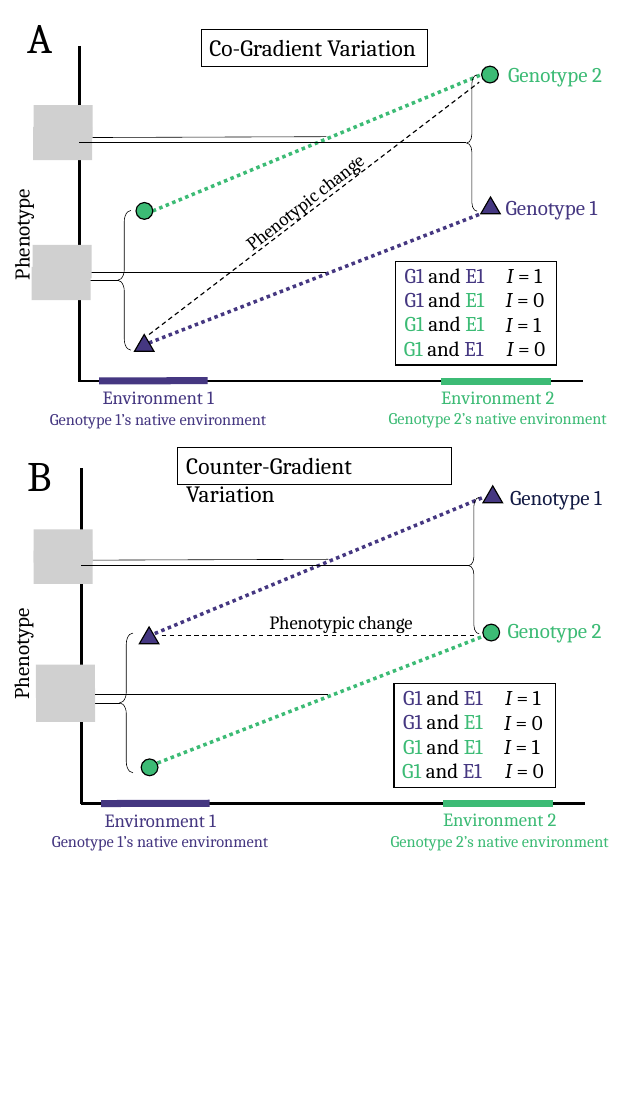
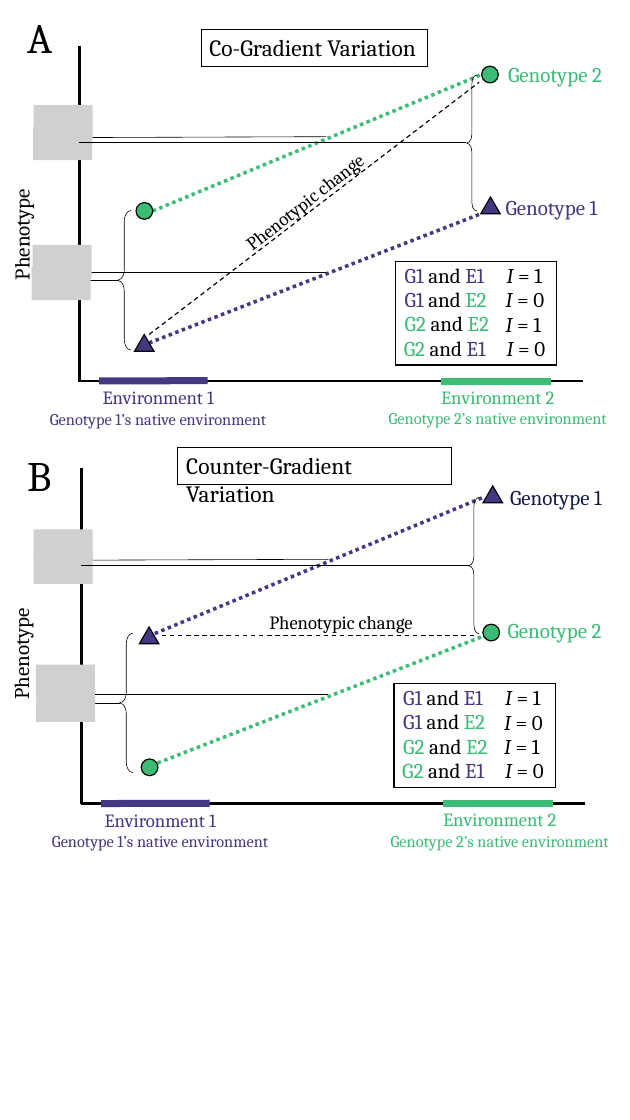
Before and after one commit to RCN-ECS/CnGV, a slide deck: slide 1 of results/Sim_12.15.20/CnGV_heuristic.pptx. Drawn at 630x1120 pixels with LibreOffice and Linux fonts; fonts in the diff are those of the drawing; grey boxes stand for pictures. Boxes give left, top, right and bottom in pixels: in the first picture for what was removed or moved away, otherwise in the second. Text is boxed around its words. In the diff, an @@ line names an element or a change of style, - is before the commit and + after.

```diff
--- a/results/Sim_12.15.20/CnGV_heuristic.pptx
+++ b/results/Sim_12.15.20/CnGV_heuristic.pptx
@@ text at <box>405,292,486,307</box>: text changed @@
-G1 and E1
+G1 and E2
@@ text at <box>405,316,489,331</box>: text changed @@
-G1 and E1
+G2 and E2
@@ text at <box>404,341,486,356</box>: text changed @@
-G1 and E1
+G2 and E1
@@ text at <box>403,714,485,729</box>: text changed @@
-G1 and E1
+G1 and E2
@@ text at <box>403,739,487,754</box>: text changed @@
-G1 and E1
+G2 and E2
@@ text at <box>402,763,484,778</box>: text changed @@
-G1 and E1
+G2 and E1
```
Also in this commit, not shown: 36 other files.
